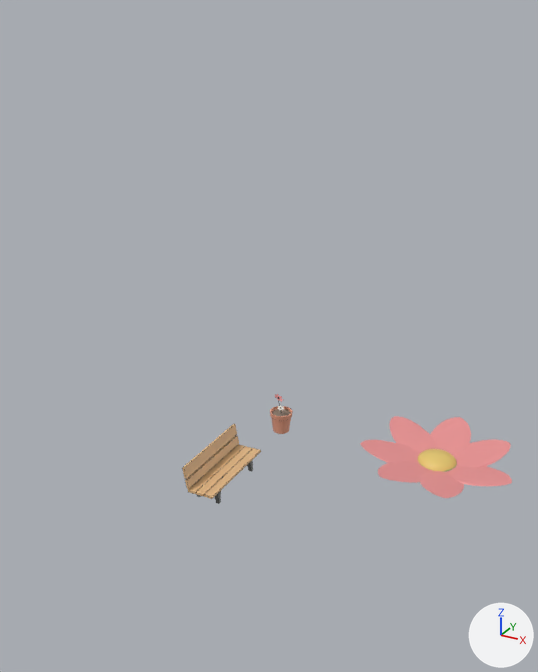
What one commit did to the Blender file models/blender/props.blend.
Rendered twice from a 50 mm lens placed at (11.2, -17.5, 13.9), pointed at (-0.1, 3.0, 3.7). Lighting does not change. The marker at lower right points along +X, +Y and +Z.

Names of what the first picture shows: 'Circle', 't-bench'.
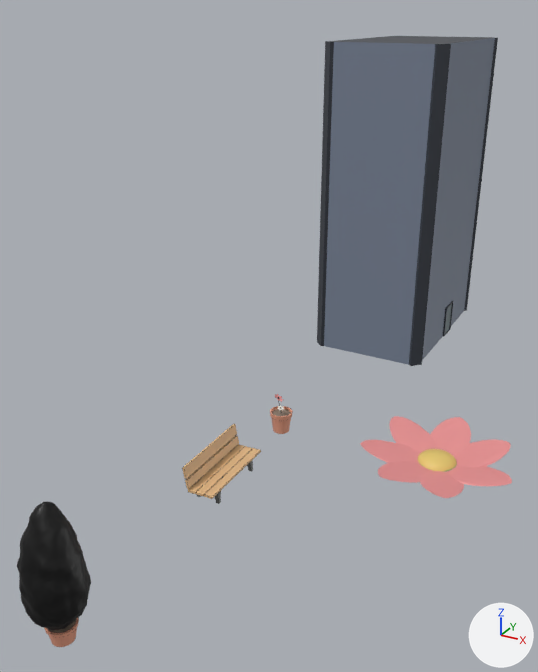
Commit message: added more props

Edits to the scene script, one JSON object a line:
```json
{"op": "add", "block": "img_littletree", "code": ["img_littletree = load_image('littletree', '_unpacked/littletree', 1024, 1024, 'sRGB')"]}
{"op": "add", "block": "img_building", "code": ["img_building = load_image('building', 'building.png', 1024, 1024, 'sRGB')"]}
{"op": "add", "block": "mat_material_006", "code": ["mat_material_006 = bpy.data.materials.new('Material.006')", "# uses the picture img_littletree"]}
{"op": "add", "block": "mat_material", "code": ["mat_material = bpy.data.materials.new('Material')", "# uses the picture img_building"]}
{"op": "add", "block": "me_cylinder_002", "code": ["me_cylinder_002 = bpy.data.meshes.new('Cylinder.002')", "me_cylinder_002.from_pydata(...)  # 224 vertices, 194 faces; spans x -0.416..0.416, y -0.416..0.416, z -0.259..0.259", "me_cylinder_002.polygons.foreach_set('use_smooth', [True] * 194)", "me_cylinder_002.materials.append(mat_material_003)"]}
{"op": "add", "block": "me_icosphere_005", "code": ["me_icosphere_005 = bpy.data.meshes.new('Icosphere.005')", "me_icosphere_005.from_pydata(...)  # 5124 vertices, 10240 faces; spans x -1.05..1.04, y -1.05..1.05, z -1.62..3.04", "me_icosphere_005.polygons.foreach_set('use_smooth', [True] * 10240)", "me_icosphere_005.materials.append(mat_material_006)"]}
{"op": "add", "block": "me_cube", "code": ["me_cube = bpy.data.meshes.new('Cube')", "me_cube.from_pydata(...)  # 66 vertices, 58 faces; spans x -2.61..2.61, y -3.4..4.92, z -6.72..6.72", "me_cube.materials.append(mat_material)"]}
{"op": "add", "block": "ob_t_vasesmalltree", "code": ["ob_t_vasesmalltree = bpy.data.objects.new('t-vasesmalltree', me_cylinder_002)", "ob_t_vasesmalltree.location = (0.0, -7.75, -0.08)"]}
{"op": "add", "block": "ob_smalltree", "code": ["ob_smalltree = bpy.data.objects.new('smalltree', me_icosphere_005)", "ob_smalltree.location = (0.0, -7.78, 1.41)", "ob_smalltree.scale = (0.779, 0.779, 0.779)"]}
{"op": "add", "block": "ob_building1", "code": ["ob_building1 = bpy.data.objects.new('building1', me_cube)", "ob_building1.location = (0.0, 15.3, 5.98)"]}
```

Boxes (x1, y1, x2, y2) around the edits, measured in the pictures (538 x 672 px):
```json
{"object": "building1", "change": "added", "after": [317, 36, 498, 366]}
{"object": "smalltree", "change": "added", "after": [17, 501, 91, 630]}
{"object": "t-vasesmalltree", "change": "added", "after": [45, 618, 79, 647]}
```
